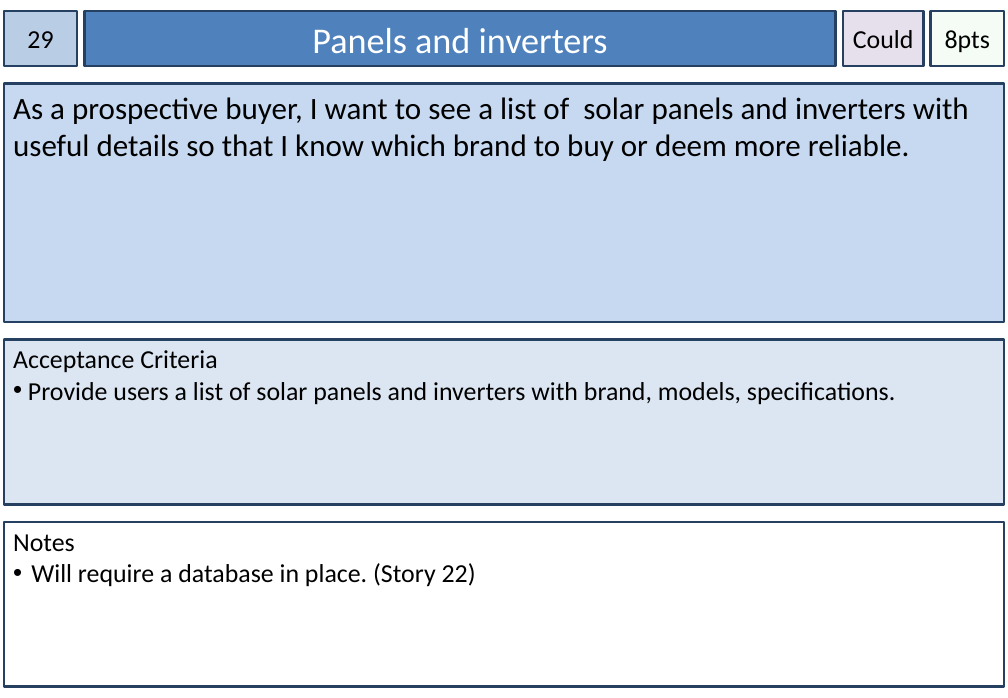
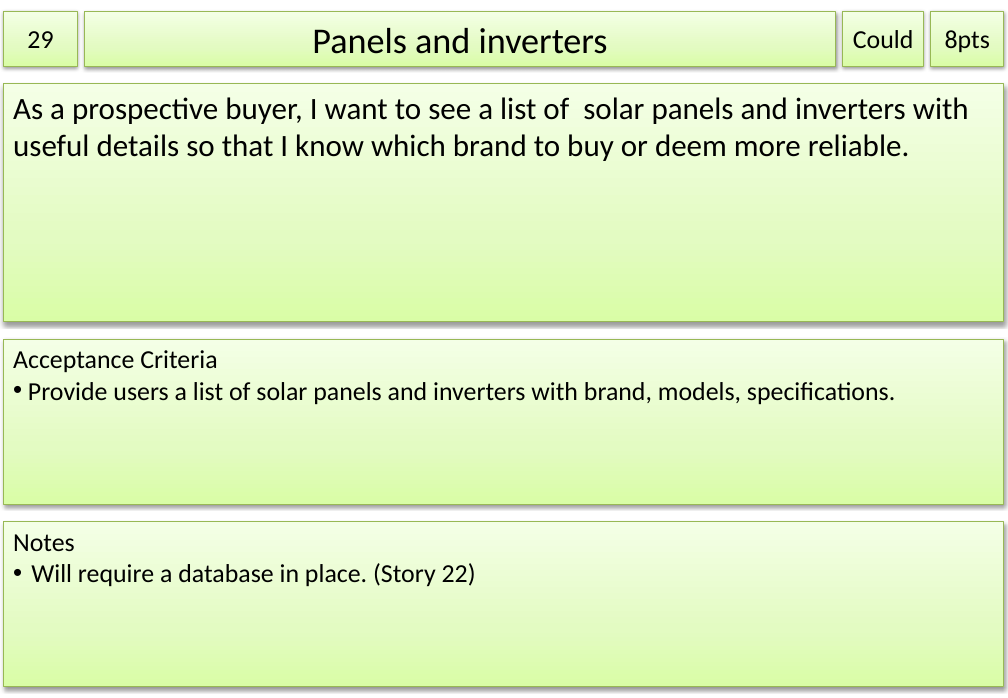
Before and after one commit to blackoutinn372/BlackoutSolarCalculator, a slide deck: slide 30 of com.blackout.solarpanelcalculator/docs/Blackout - Story Cards 2012-09-17.pptx. Drawn at 1008x698 pixels with LibreOffice and Linux fonts; fonts in the diff are those of the drawing. Boxes give left, top, right and bottom in pixels: in the first picture for what was removed or moved away, otherwise in the second. Text is boxed around its words. In the diff, an @@ line names an element or a change of style, - is before the commit and + after.

```diff
--- a/com.blackout.solarpanelcalculator/docs/Blackout - Story Cards 2012-09-17.pptx
+++ b/com.blackout.solarpanelcalculator/docs/Blackout - Story Cards 2012-09-17.pptx
@@ rectangle "29" at [4, 11, 77, 66]: fill #B9CDE5 to gradient #DAFDA7 to #E4FCC2 to #F5FFE7; outline #254061 2 pt to #98B955 0.75 pt; shadow on @@
@@ rectangle "Panels and inverters" at [85, 11, 836, 66]: text colour #FFFFFF to #000000; fill #4F81BD to gradient #DAFDA7 to #E4FCC2 to #F5FFE7; outline #254061 2 pt to #98B955 0.75 pt; shadow on @@
@@ rectangle "Could" at [843, 11, 924, 66]: fill #E6E0EC to gradient #DAFDA7 to #E4FCC2 to #F5FFE7; outline #254061 2 pt to #98B955 0.75 pt; shadow on @@
@@ rectangle "8pts" at [931, 11, 1004, 66]: fill #CCF0CD at 20% opacity to gradient #DAFDA7 to #E4FCC2 to #F5FFE7; outline #254061 2 pt to #98B955 0.75 pt; shadow on @@
@@ rectangle "As a prospective buyer, I ..." at [4, 84, 1004, 322]: fill #C6D9F1 to gradient #DAFDA7 to #E4FCC2 to #F5FFE7; outline #254061 2 pt to #98B955 0.75 pt; shadow on @@
@@ rectangle "Acceptance Criteria" at [4, 340, 1004, 504]: fill #DCE6F2 to gradient #DAFDA7 to #E4FCC2 to #F5FFE7; outline #254061 2 pt to #98B955 0.75 pt; shadow on @@
@@ rectangle "Notes" at [4, 522, 1004, 687]: fill #FFFFFF to gradient #DAFDA7 to #E4FCC2 to #F5FFE7; outline #254061 2 pt to #98B955 0.75 pt; shadow on @@
```
Also in this commit, not shown: 2 other slides changed, 1 slide added, 5 other files.
